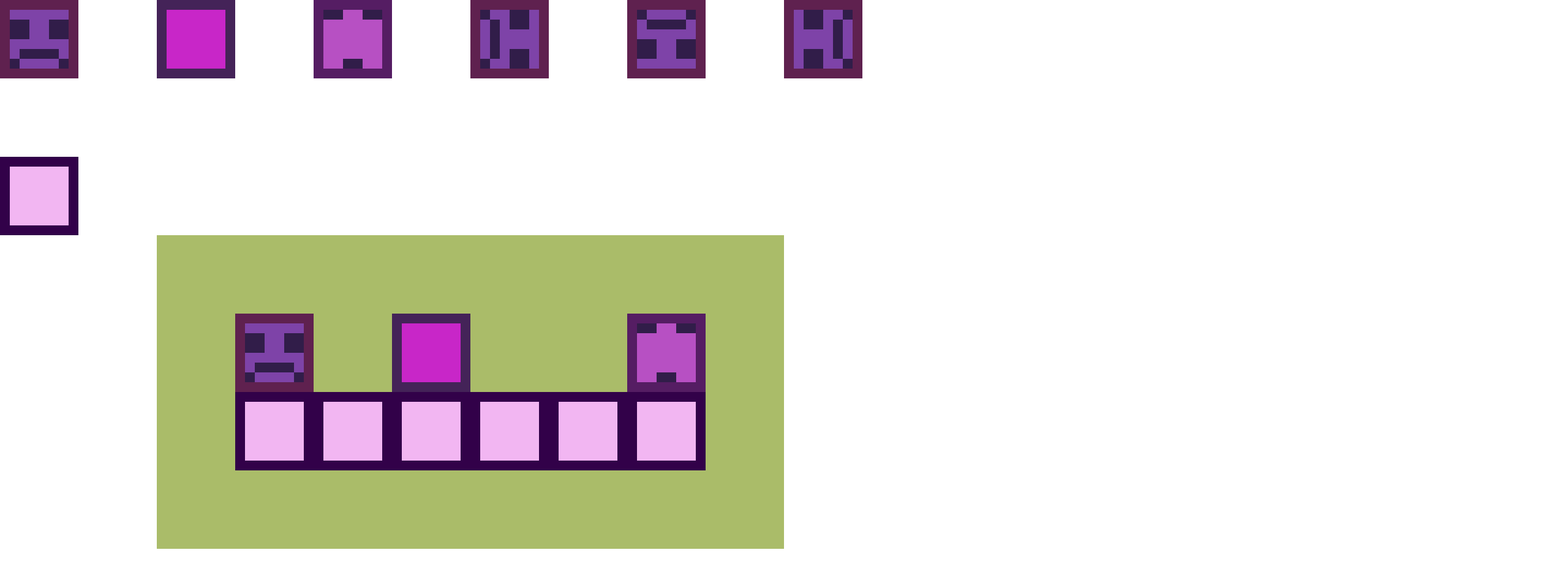
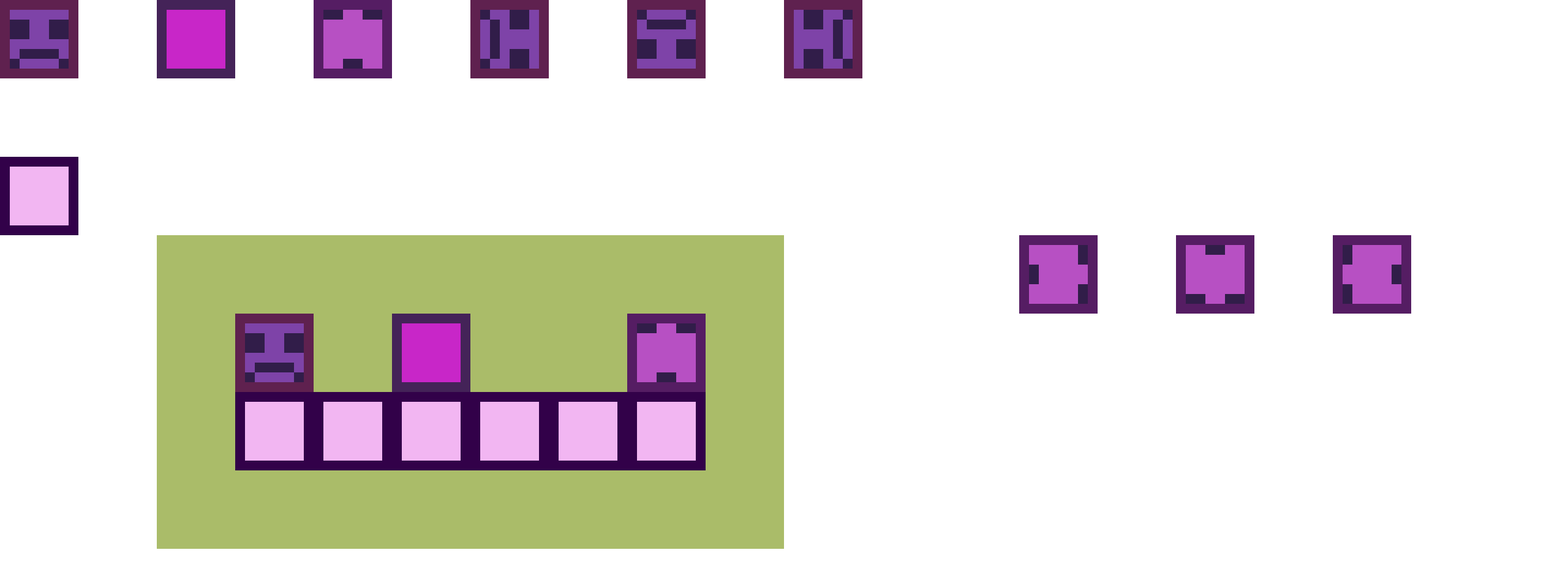
Comparing the layer stacks of the two w=1568, h=588 images. Changes:
added layer "Слой 7 kопировать 4" above "Слой 7 kопировать 3" over (1332, 235, 1412, 314)
added layer "Слой 7 kопировать 3" above "Слой 7 kопировать 2" over (1176, 235, 1255, 314)
added layer "Слой 7 kопировать 2" above "Слой 7" over (1019, 235, 1098, 314)
